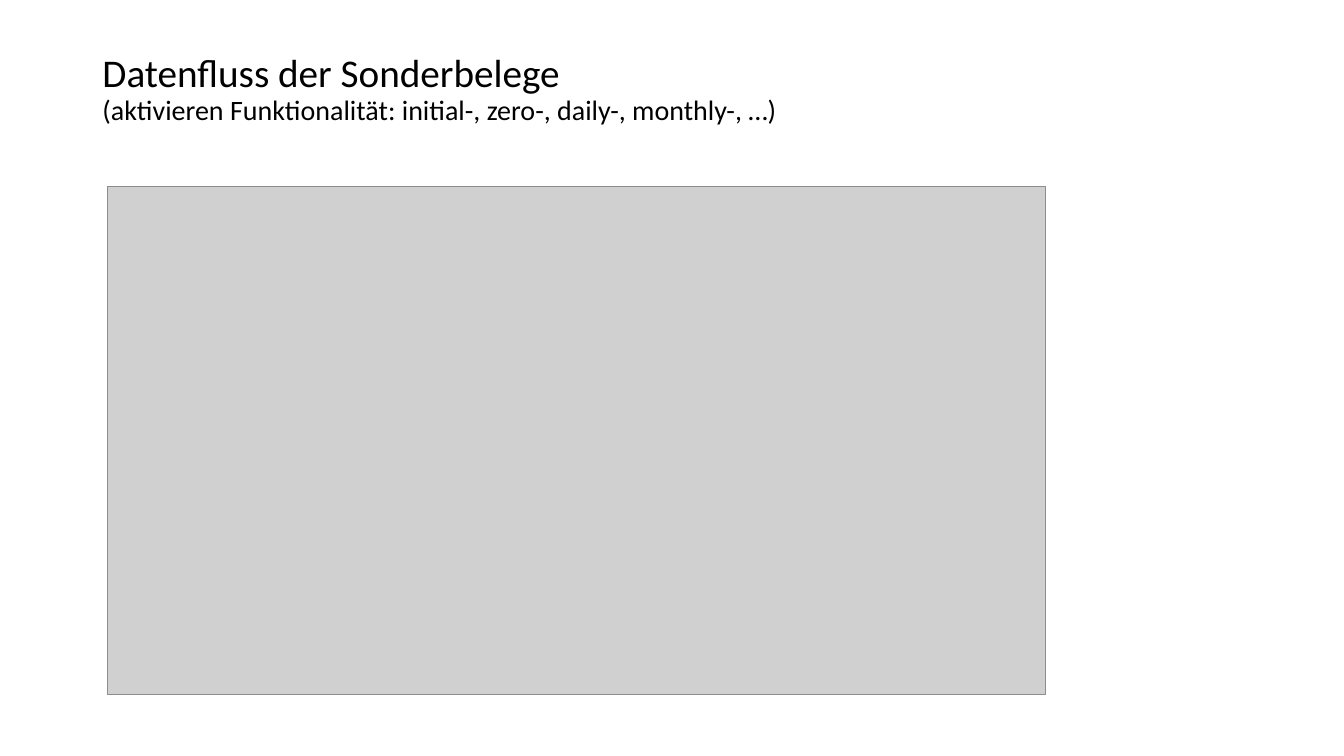
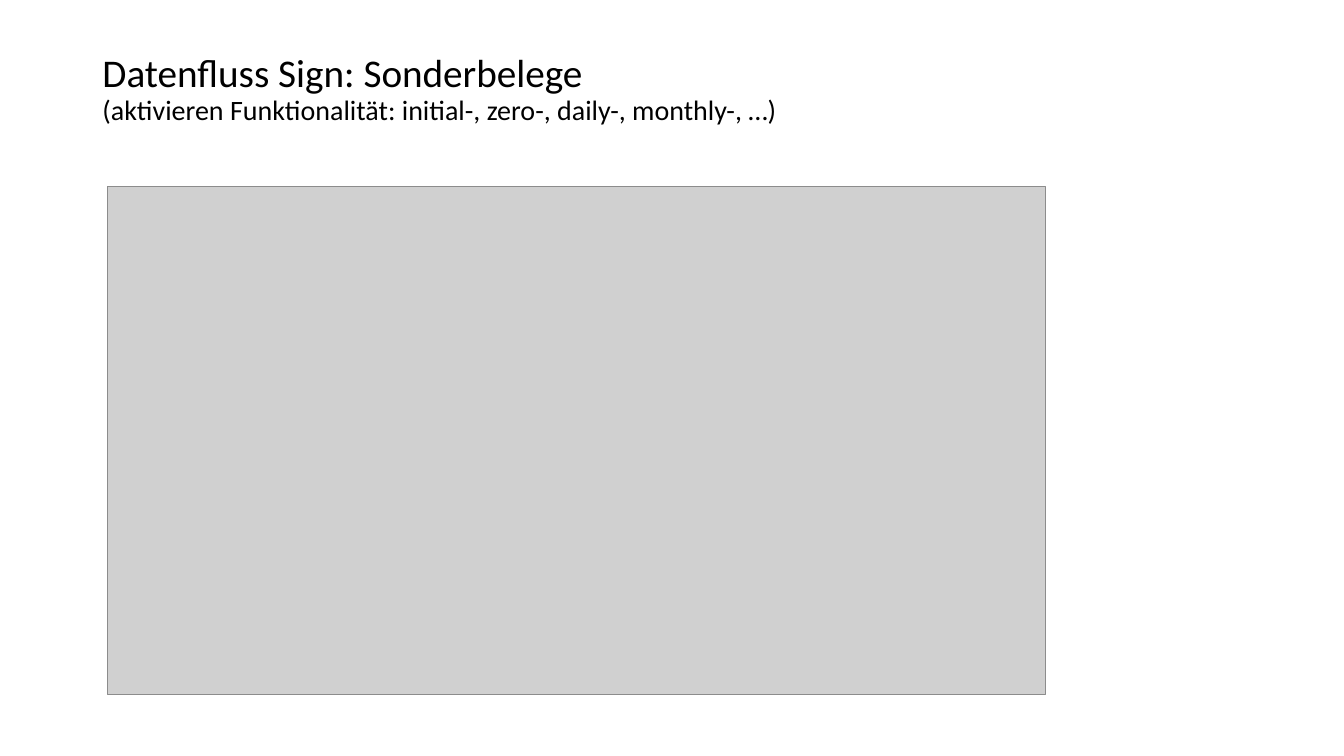
Before and after one commit to fiskaltrust/productdescription-de-doc, a slide deck: slide 11 of for-poscreators/presentation/onboarding_de.pptx (slide 10 before the commit). Drawn at 1344x756 pixels with LibreOffice and Linux fonts; fonts in the diff are those of the drawing; grey boxes stand for pictures. Boxes give left, top, right and bottom in pixels: in the first picture for what was removed or moved away, otherwise in the second. Text is boxed around its words. In the diff, an @@ line names an element or a change of style, - is before the commit and + after.

```diff
--- a/for-poscreators/presentation/onboarding_de.pptx
+++ b/for-poscreators/presentation/onboarding_de.pptx
@@ title at [102,59,742,125]: text changed @@
-Datenfluss der Sonderbelege
-(aktivieren Funktionalität: initial-, zero-, daily-, monthly-, …)
+Datenfluss Sign: Sonderbelege
+(aktivieren Funktionalität: initial-, zero-, daily-, monthly-, …)
```
Also in this commit, not shown: 7 other slides changed, 9 slides added, 9 other files.
